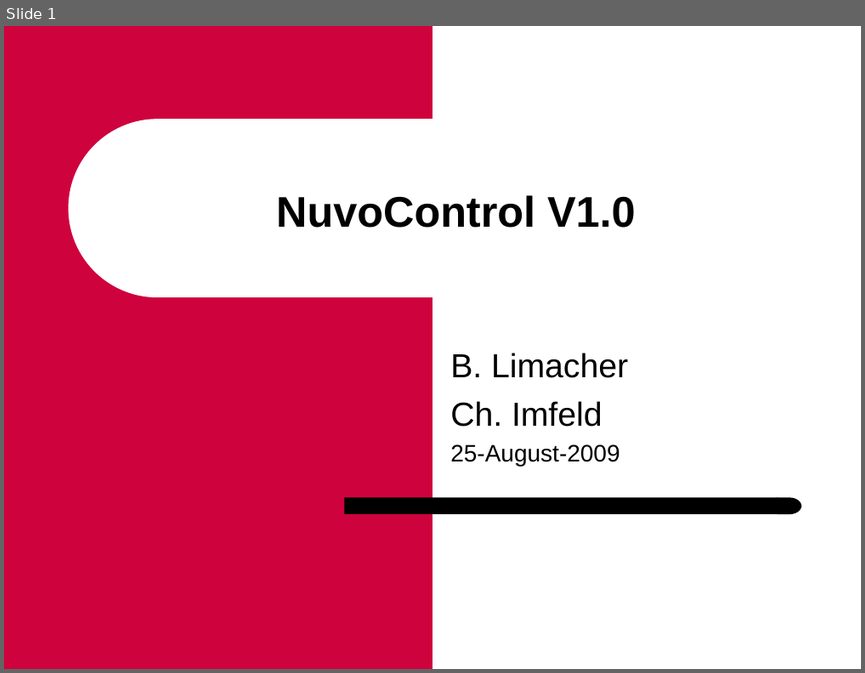
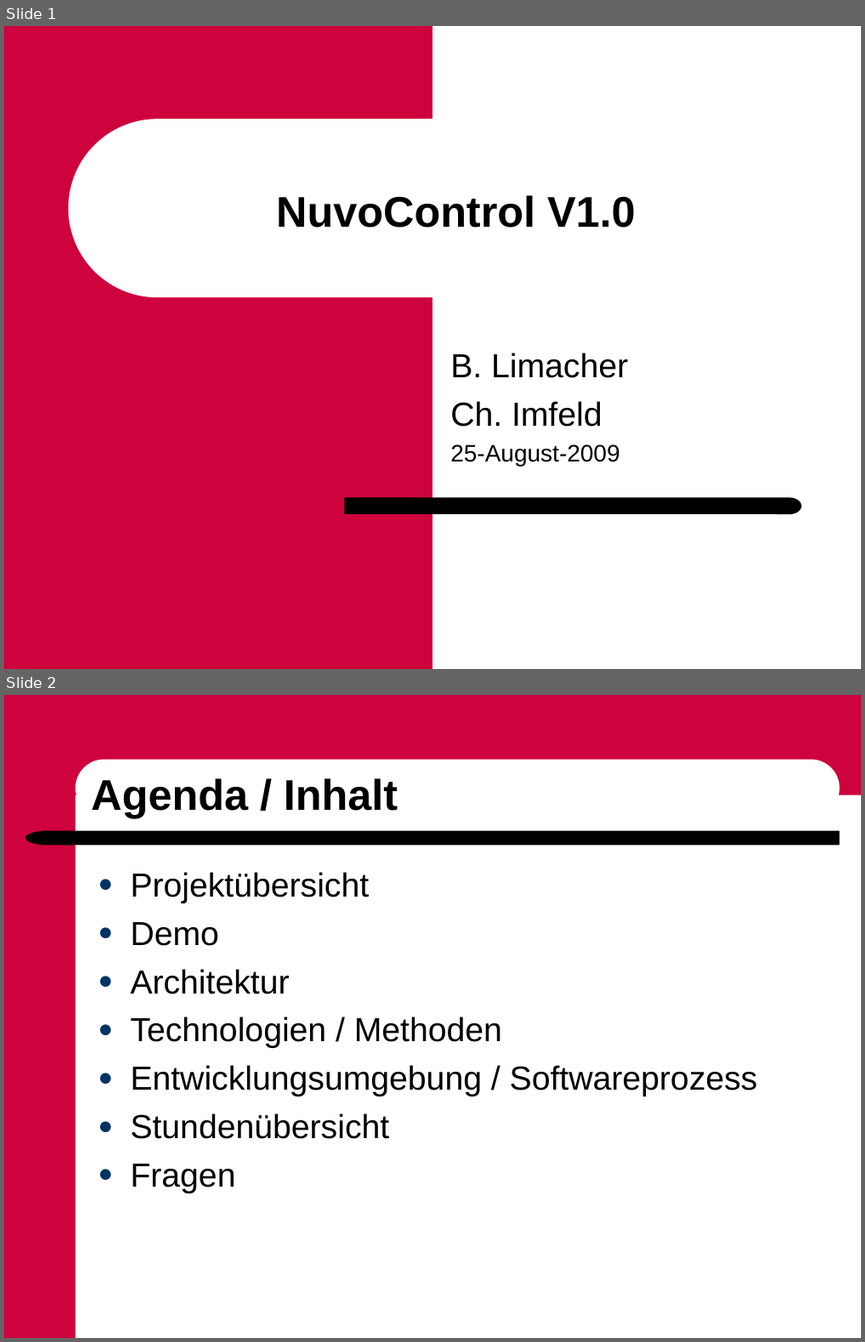
Before and after one commit to ImfeldC/NuvoControl, a slide deck: UserDocumentation/NuvoContro_7100_ProjektPräsentation.ppt. Shown one above the other, each under a label of ours: slide 1 before the commit, slides 1 and 2 after it. The pictures are 865x673 and 865x1342 pixels, drawn with LibreOffice and Linux fonts; fonts in the diff are those of the drawing; background and template pictures are left out. Boxes give left, top, right and bottom in pixels: in the first picture for what was removed or moved away, otherwise in the second. Text is boxed around its words. In the diff, an @@ line names an element or a change of style, - is before the commit and + after.

Commit message:
Add Präsentation

```diff
--- a/UserDocumentation/NuvoContro_7100_ProjektPräsentation.ppt
+++ b/UserDocumentation/NuvoContro_7100_ProjektPräsentation.ppt
@@ slide 2 added at box(4, 695, 861, 1338), background #FFFFFF @@
@@ rectangle added at box(4, 695, 75, 1338), fill #CE023C @@
@@ rectangle added at box(69, 695, 861, 795), fill #CE023C @@
@@ rounded rectangle added at box(75, 760, 840, 817), fill #FFFFFF @@
@@ title added at box(91, 778, 398, 818), 36 pt, text #000000, bold @@
+Agenda / Inhalt
@@ flow chart delay added at box(25, 830, 69, 845), fill #000000 @@
@@ rounded rectangle added at box(68, 830, 840, 845), fill #000000 @@
@@ text added at box(131, 872, 758, 1193), 28 pt, text #000000 @@
+● Projektübersicht
+● Demo
+● Architektur
+● Technologien / Methoden
+● Entwicklungsumgebung / Softwareprozess
+● Stundenübersicht
+● Fragen
```
Also in this commit, not shown: 1 slide changed, 2 other slides added, 2 slides removed, 1 other file.
